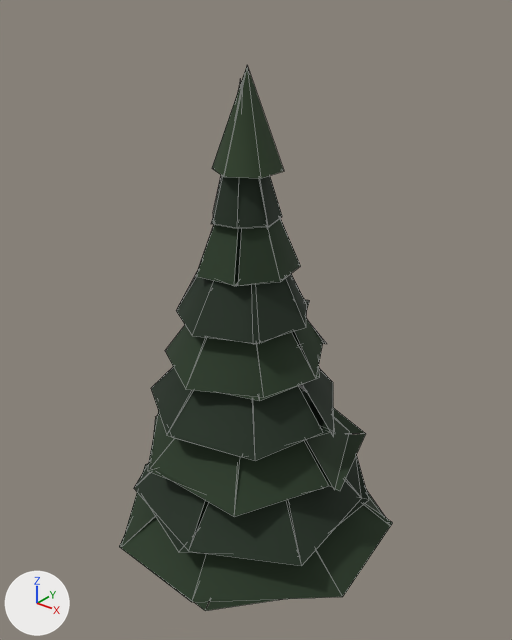
One commit to the glTF model client/public/models/generated/pine_a.glb: the scene before it, then after it.
The view is the same before and after, from a camera (50 mm lens) standing at (5.91, -7.21, 9.44) and looking at (-0.06, 0.25, 4.81). Every picture has the same lights, and +X, +Y and +Z are marked at lower left. The picture after the commit comes second. Mesh edges are drawn as thin lines. Where no turn or scale is listed for an object, it has been applied to the vertices. Vertices at exactly the same position are counted once.

In view in the first picture: 'pine_a_needle'.
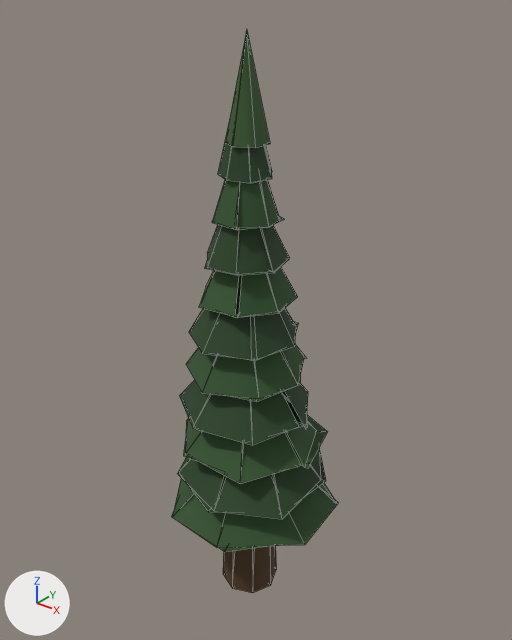
Pixel boxes [x1, y1, x2, y2] of what changed, in the pictures (512 x 640 px; the box of a moved part takes in the faces that stretch with it):
'pine_a_needle', reshaped (39% narrower): before [119, 66, 393, 611]; after [171, 31, 338, 552]
part 1 of me_mesh_1, moved or reshaped: before [121, 464, 393, 602]; after [172, 474, 338, 548]
part 2 of me_mesh_1, moved or reshaped (mostly hidden): before [119, 491, 385, 611]; after [171, 483, 333, 552]
part 3 of me_mesh_1, moved or reshaped: before [134, 434, 361, 566]; after [177, 432, 321, 519]
part 4 of me_mesh_1, moved or reshaped (mostly hidden): before [149, 454, 369, 556]; after [188, 453, 326, 512]
part 5 of me_mesh_1, moved or reshaped: before [152, 385, 349, 517]; after [186, 396, 317, 484]
part 6 of me_mesh_1, moved or reshaped: before [147, 408, 366, 491]; after [183, 415, 327, 469]
part 7 of me_mesh_1, moved or reshaped: before [151, 344, 334, 460]; after [180, 360, 308, 445]
part 8 of me_mesh_1, moved or reshaped: before [171, 384, 335, 457]; after [195, 390, 307, 443]
part 9 of me_mesh_1, moved or reshaped: before [165, 292, 326, 397]; after [186, 328, 306, 399]
part 10 of me_mesh_1, moved or reshaped (mostly hidden): before [225, 331, 325, 401]; after [232, 351, 306, 402]
part 11 of me_mesh_1, moved or reshaped: before [176, 229, 307, 344]; after [189, 275, 296, 361]
part 12 of me_mesh_1, moved or reshaped (mostly hidden): before [229, 299, 309, 344]; after [207, 321, 299, 360]
part 13 of me_mesh_1, moved or reshaped: before [196, 196, 300, 286]; after [199, 240, 298, 317]
part 14 of me_mesh_1, moved or reshaped (mostly hidden): before [220, 279, 241, 286]; after [223, 307, 240, 318]
part 15 of me_mesh_1, moved or reshaped: before [213, 80, 282, 228]; after [207, 225, 290, 274]
part 16 of me_mesh_1, moved or reshaped: before [211, 218, 280, 229]; after [205, 253, 289, 275]
part 17 of me_mesh_1, moved or reshaped: before [212, 66, 284, 178]; after [225, 31, 270, 148]
part 18 of me_mesh_1, added (green): after [212, 148, 280, 230]
part 19 of me_mesh_1, added: after [212, 216, 284, 230]
part 20 of me_mesh_1, added (green): after [218, 143, 272, 183]
'pine_a_bark', unchanged, uncovered by the edit: after [223, 546, 276, 593]

Patch to the scene script:
```diff
--- a/client/public/models/generated/pine_a.glb.py
+++ b/client/public/models/generated/pine_a.glb.py
@@ me_mesh_1 @@
-me_mesh_1.from_pydata(...)  # 249 vertices, 124 faces; spans x -2.23..2.23, y -2.04..2.16, z 1.36..8.45
+me_mesh_1.from_pydata(...)  # 309 vertices, 152 faces; spans x -1.35..1.39, y -1.25..1.32, z 1.7..8.86
+# me_mesh_1 part 1: the loose piece of 15 vertices spanning x -2.23..2.23, y -2.03..2.15, z 1.38..3.24 is scaled about its middle by (0.614, 0.614, 0.764), then moved by (0.02, -0.03, 0.11)
+# me_mesh_1 part 2: the loose piece of 15 vertices spanning x -2.08..2.02, y -2.04..2.16, z 1.36..1.44 is scaled about its middle by 0.614, then moved by (0.03, -0.03, 0.33)
+# me_mesh_1 part 3: the loose piece of 15 vertices spanning x -1.96..1.82, y -1.83..2.03, z 2.08..3.96 is scaled about its middle by (0.635, 0.635, 0.761), then moved by (0.05, -0.03, -0.02)
+# me_mesh_1 part 4: the loose piece of 15 vertices spanning x -1.78..1.84, y -1.94..2.0, z 2.08..2.16 is scaled about its middle by 0.635, then moved by (0.01, 0.0, 0.19)
+# me_mesh_1 part 5: the loose piece of 15 vertices spanning x -1.62..1.75, y -1.51..1.76, z 2.81..4.67 is scaled about its middle by (0.663, 0.663, 0.763), then moved by (-0.02, -0.03, -0.15)
+# me_mesh_1 part 6: the loose piece of 15 vertices spanning x -1.71..1.82, y -1.58..1.87, z 2.82..2.88 is scaled about its middle by 0.663, then moved by (-0.02, -0.04, 0.06)
+# me_mesh_1 part 7: the loose piece of 15 vertices spanning x -1.39..1.56, y -1.46..1.42, z 3.55..5.4 is scaled about its middle by (0.701, 0.701, 0.763), then moved by (-0.03, 0.0, -0.29)
+# me_mesh_1 part 8: the loose piece of 15 vertices spanning x -1.4..1.52, y -1.46..1.4, z 3.54..3.59 is scaled about its middle by 0.701, then moved by (-0.02, 0.0, -0.07)
+# me_mesh_1 part 9: the loose piece of 15 vertices spanning x -1.16..1.12, y -1.24..1.19, z 4.28..6.11 is scaled about its middle by (0.753, 0.753, 0.763), then moved by (-0.01, 0.02, -0.42)
+# me_mesh_1 part 10: the loose piece of 15 vertices spanning x -1.24..1.13, y -1.13..1.23, z 4.28..4.32 is scaled about its middle by 0.753, then moved by (0.0, 0.0, -0.21)
+# me_mesh_1 part 11: the loose piece of 15 vertices spanning x -0.9..0.92, y -1.03..0.93, z 5.01..6.85 is scaled about its middle by (0.831, 0.831, 0.763), then moved by (-0.01, 0.01, -0.56)
+# me_mesh_1 part 12: the loose piece of 15 vertices spanning x -1.02..0.85, y -0.98..0.93, z 5.01..5.04 is scaled about its middle by 0.831, then moved by (0.01, 0.01, -0.34)
+# me_mesh_1 part 13: the loose piece of 15 vertices spanning x -0.77..0.68, y -0.69..0.8, z 5.74..7.57 is scaled about its middle by (0.963, 0.963, 0.763), then moved by (0.0, 0.0, -0.69)
+# me_mesh_1 part 14: the loose piece of 15 vertices spanning x -0.7..0.66, y -0.66..0.74, z 5.74..5.76 is scaled about its middle by 0.963, then moved by (0.0, 0.0, -0.48)
+# me_mesh_1 part 15: the loose piece of 15 vertices spanning x -0.49..0.46, y -0.46..0.43, z 6.47..8.29 is scaled about its middle by (1.23, 1.23, 0.762), then moved by (0.0, 0.01, -0.82)
+# me_mesh_1 part 16: the loose piece of 15 vertices spanning x -0.48..0.48, y -0.5..0.43, z 6.47..6.48 is scaled about its middle by 1.23, then moved by (0.01, 0.0, -0.61)
+# me_mesh_1 part 17: the loose piece of 9 vertices spanning x -0.42..0.42, y -0.48..0.48, z 7.13..8.45 is scaled about the mesh origin by (0.614, 0.614, 1.05)
+# me_mesh_1 part 18: a new loose piece of 15 vertices spanning x -0.52..0.47, y -0.45..0.5, z 6.46..7.84, in mat_needle
+# me_mesh_1 part 19: a new loose piece of 15 vertices spanning x -0.47..0.42, y -0.46..0.47, z 6.45..6.47, in mat_needle
+# me_mesh_1 part 20: a new loose piece of 15 vertices spanning x -0.4..0.34, y -0.35..0.38, z 7.05..8.43, in mat_needle
+# other edits to the shape of me_mesh_1 do not show in these pictures
 me_mesh_1.materials.append(mat_needle)
```
